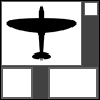
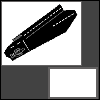
Before/after of a 100px x 100px layered artwork. What changed in the layer stack:
hid "Layer 3 copy" over <box>1,67,33,99</box>
hid "Layer 2" over <box>84,2,98,16</box>
added layer "image (6)" above "avionn" over <box>4,4,78,61</box>
hid "avionn" over <box>6,5,77,61</box>
